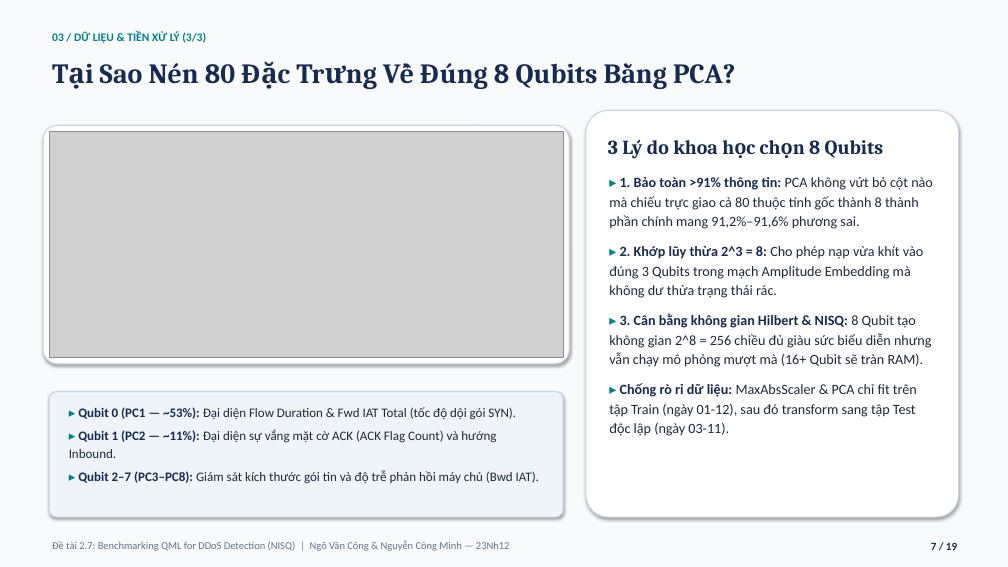
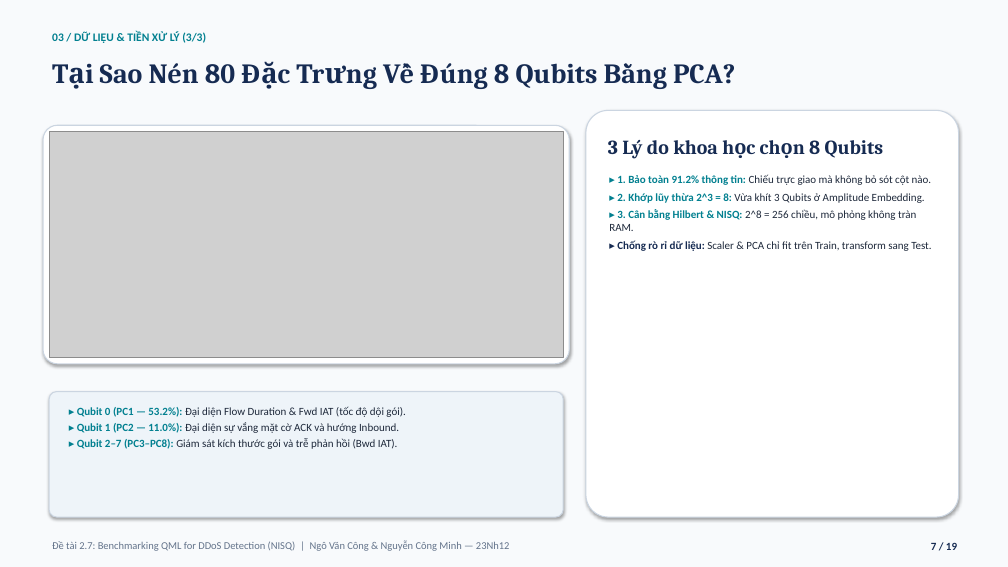
Before and after one commit to vcongggggg/qml-ddos, a slide deck: slide 7 of SLIDE_BAO_CAO_CUOI_KY_MHMM_DeTai_2_7_QML_DDoS_Cong_Minh.pptx. Drawn at 1008x567 pixels with LibreOffice and Linux fonts; fonts in the diff are those of the drawing; grey boxes stand for pictures. Boxes give left, top, right and bottom in pixels: in the first picture for what was removed or moved away, otherwise in the second. Text is boxed around its words. In the diff, an @@ line names an element or a change of style, - is before the commit and + after.

```diff
--- a/SLIDE_BAO_CAO_CUOI_KY_MHMM_DeTai_2_7_QML_DDoS_Cong_Minh.pptx
+++ b/SLIDE_BAO_CAO_CUOI_KY_MHMM_DeTai_2_7_QML_DDoS_Cong_Minh.pptx
@@ text at [609,174,932,251]: text changed; size 13.5 to 10.5 pt @@
-▸ 1. Bảo toàn >91% thông tin: PCA không vứt bỏ cột nào mà chiếu trực giao cả 80 thuộc tính gốc thành 8 thành phần chính mang 91,2%–91,6% phương sai.
-▸ 2. Khớp lũy thừa 2^3 = 8: Cho phép nạp vừa khít vào đúng 3 Qubits trong mạch Amplitude Embedding mà không dư thừa trạng thái rác.
-▸ 3. Cân bằng không gian Hilbert & NISQ: 8 Qubit tạo không gian 2^8 = 256 chiều đủ giàu sức biểu diễn nhưng vẫn chạy mô phỏng mượt mà (16+ Qubit sẽ tràn RAM).
-▸ Chống rò rỉ dữ liệu: MaxAbsScaler & PCA chỉ fit trên tập Train (ngày 01-12), sau đó transform sang tập Test độc lập (ngày 03-11).
+▸ 1. Bảo toàn 91.2% thông tin: Chiếu trực giao mà không bỏ sót cột nào.
+▸ 2. Khớp lũy thừa 2^3 = 8: Vừa khít 3 Qubits ở Amplitude Embedding.
+▸ 3. Cân bằng Hilbert & NISQ: 2^8 = 256 chiều, mô phỏng không tràn RAM.
+▸ Chống rò rỉ dữ liệu: Scaler & PCA chỉ fit trên Train, transform sang Test.
@@ text at [77,407,405,449]: text changed; size 12.4 to 10.5 pt @@
-▸ Qubit 0 (PC1 — ~53%): Đại diện Flow Duration & Fwd IAT Total (tốc độ dội gói SYN).
-▸ Qubit 1 (PC2 — ~11%): Đại diện sự vắng mặt cờ ACK (ACK Flag Count) và hướng Inbound.
-▸ Qubit 2–7 (PC3–PC8): Giám sát kích thước gói tin và độ trễ phản hồi máy chủ (Bwd IAT).
+▸ Qubit 0 (PC1 — 53.2%): Đại diện Flow Duration & Fwd IAT (tốc độ dội gói).
+▸ Qubit 1 (PC2 — 11.0%): Đại diện sự vắng mặt cờ ACK và hướng Inbound.
+▸ Qubit 2–7 (PC3–PC8): Giám sát kích thước gói và trễ phản hồi (Bwd IAT).
```
Also in this commit, not shown: 7 other slides changed, 3 other files.
